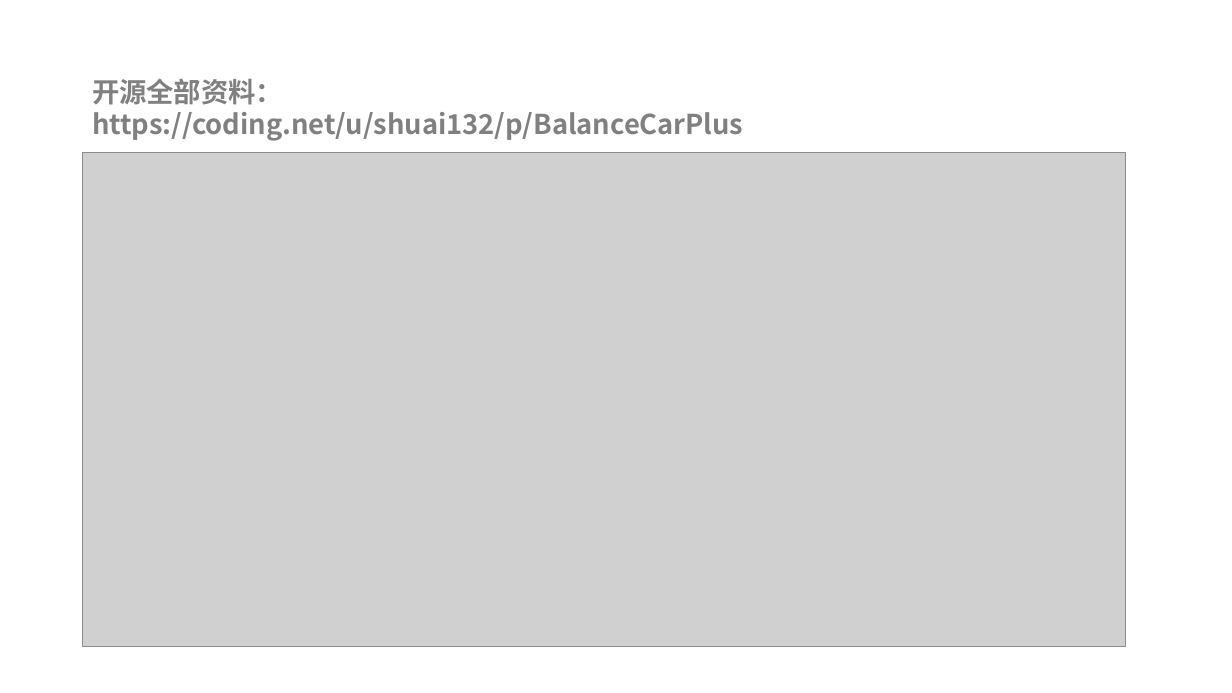
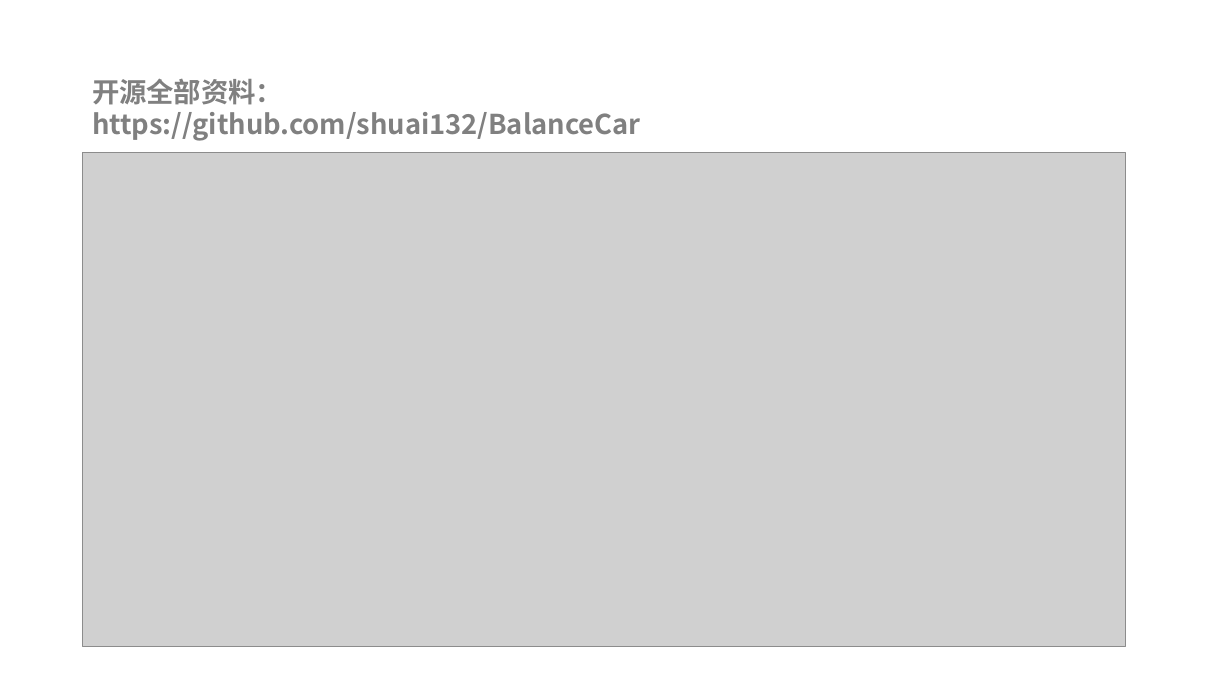
Before and after one commit to shuai132/BalanceCar, a slide deck: slide 10 of DOC/BalanceCar.pptx. Drawn at 1232x693 pixels with LibreOffice and Linux fonts; fonts in the diff are those of the drawing; grey boxes stand for pictures. Boxes give left, top, right and bottom in pixels: in the first picture for what was removed or moved away, otherwise in the second. Text is boxed around its words. In the diff, an @@ line names an element or a change of style, - is before the commit and + after.

```diff
--- a/DOC/BalanceCar.pptx
+++ b/DOC/BalanceCar.pptx
@@ text at box(92, 112, 641, 141): text changed @@
-https://coding.net/u/shuai132/p/BalanceCarPlus
+https://github.com/shuai132/BalanceCar
```
Also in this commit, not shown: 2 other slides changed, 8 other files.
